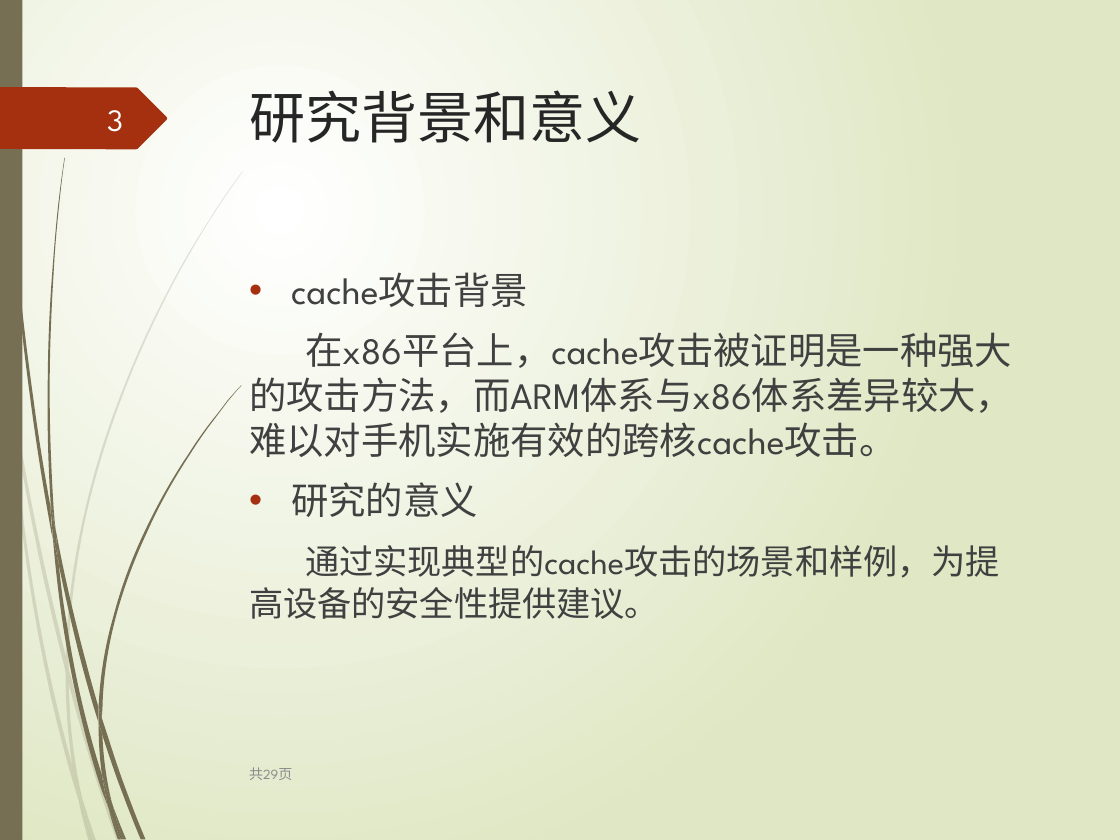
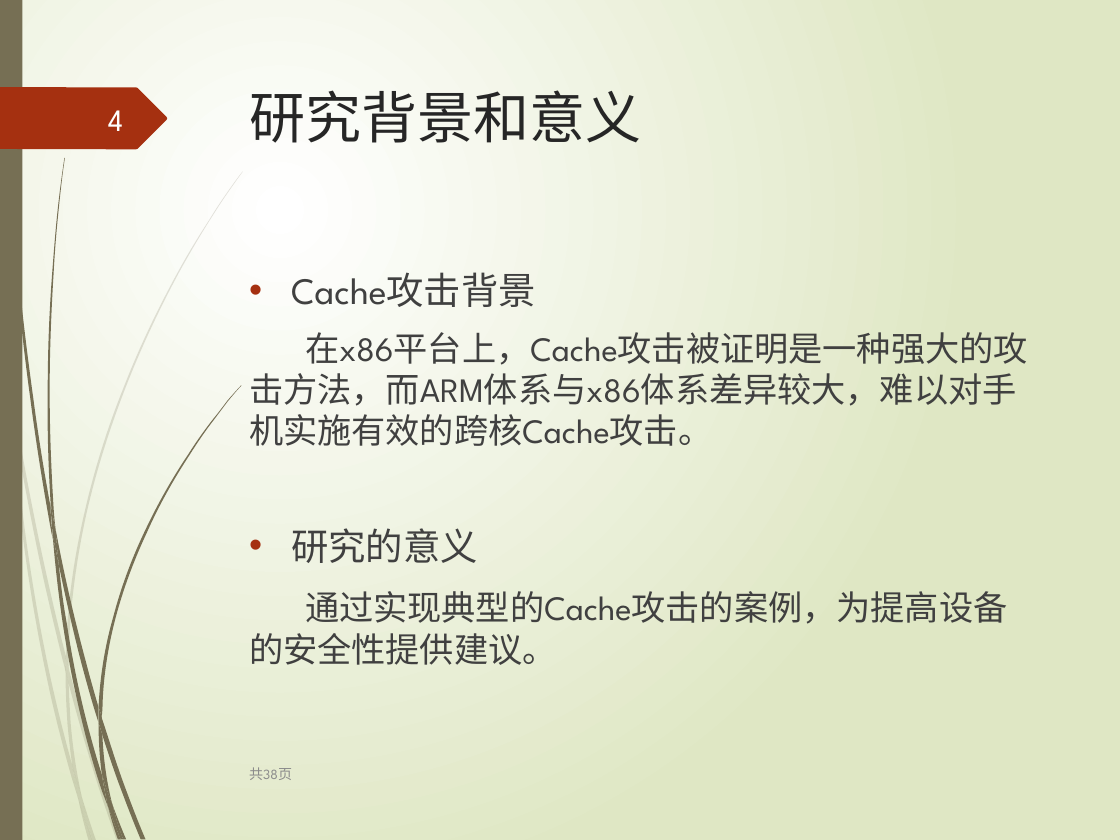
Before and after one commit to leborn0101/graduation, a slide deck: slide 4 of 毕业答辩.pptx (slide 3 before the commit). Drawn at 1120x840 pixels with LibreOffice and Linux fonts; fonts in the diff are those of the drawing. Boxes give left, top, right and bottom in pixels: in the first picture for what was removed or moved away, otherwise in the second. Text is boxed around its words. In the diff, an @@ line names an element or a change of style, - is before the commit and + after.

```diff
--- a/毕业答辩.pptx
+++ b/毕业答辩.pptx
@@ page number at bbox=[108, 110, 123, 131]: text changed @@
-3
+4
@@ text at bbox=[249, 272, 1028, 446]: text changed; size 24 to 22 pt @@
-• cache攻击背景
-在x86平台上，cache攻击被证明是一种强大的攻击方法，而ARM体系与x86体系差异较大，难以对手机实施有效的跨核cache攻击。
+• Cache攻击背景
+在x86平台上，Cache攻击被证明是一种强大的攻击方法，而ARM体系与x86体系差异较大，难以对手机实施有效的跨核Cache攻击。
@@ text at bbox=[249, 591, 1007, 665]: text changed @@
-通过实现典型的cache攻击的场景和样例，为提高设备的安全性提供建议。
+通过实现典型的Cache攻击的案例，为提高设备的安全性提供建议。
@@ text at bbox=[249, 767, 292, 780]: text changed @@
-共29页
+共38页
```
Also in this commit, not shown: 19 other slides changed, 18 slides added, 9 slides removed, 1 other file.
